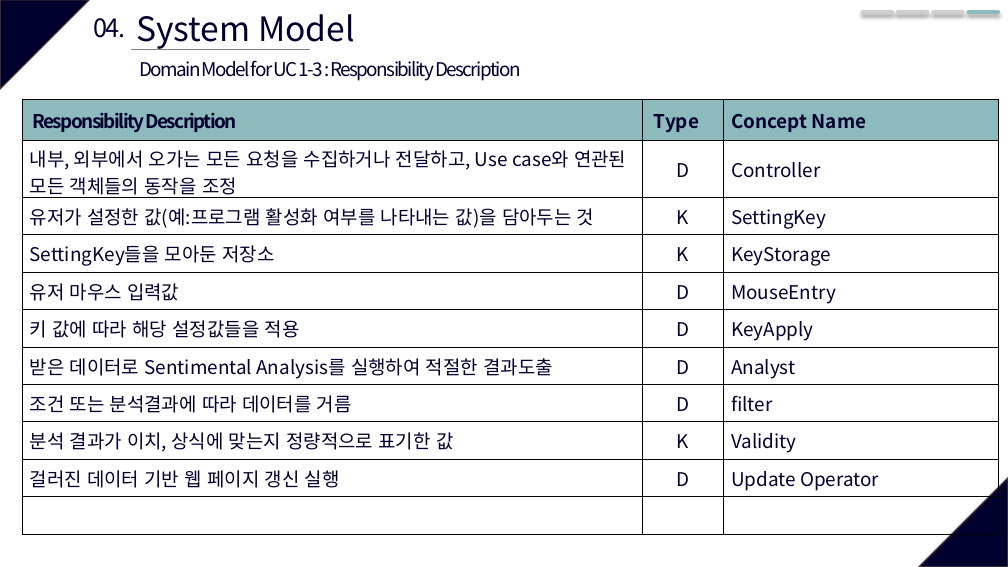
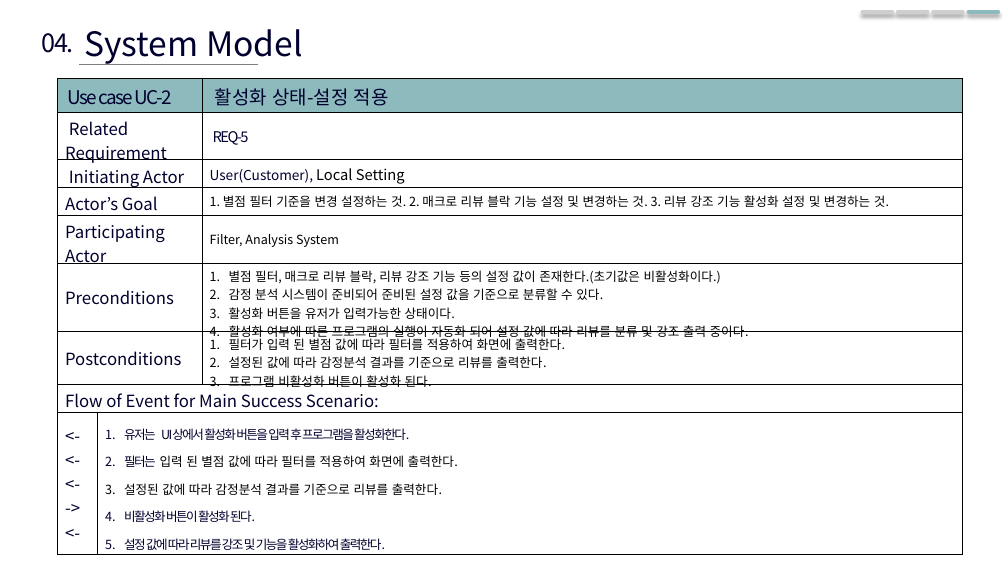
Before and after one commit to SWE-15-Team/Sentiment-Analysis-System, a slide deck: slide 6 of Checkpoint_1st.pptx (slide 15 before the commit). Drawn at 1008x567 pixels with LibreOffice and Linux fonts; fonts in the diff are those of the drawing. Boxes give left, top, right and bottom in pixels: in the first picture for what was removed or moved away, otherwise in the second. Text is boxed around its words. In the diff, an @@ line names an element or a change of style, - is before the commit and + after.

```diff
--- a/Checkpoint_1st.pptx
+++ b/Checkpoint_1st.pptx
@@ triangle removed at box(0, 0, 89, 89) @@
@@ text "04.": place and size @@
-text "04." at box(94, 18, 126, 38)
+text "04." at box(42, 33, 74, 53)
@@ text "System Model": place and size @@
-text "System Model" at box(136, 14, 355, 50)
+text "System Model" at box(84, 29, 303, 65)
@@ table at box(57, 79, 963, 555) @@
-row 1: Responsibility Description | Type | Concept Name
-row 2: 내부, 외부에서 오가는 모든 요청을 수집하거나 전달하고, Use case와 연관된 모든 객체들의 동작을 조정 | D | Controller
-row 3: 유저가 설정한 값(예:프로그램 활성화 여부를 나타내는 값)을 담아두는 것 | K | SettingKey
-row 4: SettingKey들을 모아둔 저장소 | K | KeyStorage
-row 5: 유저 마우스 입력값 | D | MouseEntry
-row 6: 키 값에 따라 해당 설정값들을 적용 | D | KeyApply
-row 7: 받은 데이터로 Sentimental Analysis를 실행하여 적절한 결과도출 | D | Analyst
-row 8: 조건 또는 분석결과에 따라 데이터를 거름 | D | filter
-row 9: 분석 결과가 이치, 상식에 맞는지 정량적으로 표기한 값 | K | Validity
-row 10: 걸러진 데이터 기반 웹 페이지 갱신 실행 | D | Update Operator
-row 11:  |  | 
+row 1: Use case UC-2 |  | 활성화 상태-설정 적용
+row 2: Related Requirement |  | REQ-5
+row 3: Initiating Actor |  | User(Customer), Local Setting
+row 4: Actor’s Goal |  | 1. 별점 필터 기준을 변경 설정하는 것. 2. 매크로 리뷰 블락 기능 설정 및 변경하는 것. 3. 리뷰 강조 기능 활성화 설정 및 변경하는 것.
+row 5: Participating Actor |  | Filter, Analysis System
+row 6: Preconditions |  | 별점 필터, 매크로 리뷰 블락, 리뷰 강조 기능 등의 설정 값이 존재한다.(초기값은 비활성화이다.) / 감정 분석 시스템이 준비되어 준비된 설정 값을 기준으로 분류할 수 있다. / 활성화 버튼을 유저가 입력가능한 상태이다. / 활성화 여부에 따른 프로그램의 실행이 자동화 되어 설정 값에 따라 리뷰를 분류 및 강조 출력 중이다.
+row 7: Postconditions |  | 필터가 입력 된 별점 값에 따라 필터를 적용하여 화면에 출력한다. / 설정된 값에 따라 감정분석 결과를 기준으로 리뷰를 출력한다. / 프로그램 비활성화 버튼이 활성화 된다.
+row 8: Flow of Event for Main Success Scenario: |  | 
+row 9: <- / <- / <- / -> / <- | 유저는 UI상에서 활성화 버튼을 입력 후 프로그램을 활성화한다. / 필터는 입력 된 별점 값에 따라 필터를 적용하여 화면에 출력한다. / 설정된 값에 따라 감정분석 결과를 기준으로 리뷰를 출력한다. / 비활성화 버튼이 활성화 된다. / 설정 값에 따라 리뷰를 강조 및 기능을 활성화하여 출력한다. | 
@@ table: place and size @@
-table at box(22, 100, 998, 535)
+table at box(57, 79, 963, 555)
@@ line moved from (132, 49) - (310, 49) to (79, 64) - (258, 64) @@
@@ text removed at box(139, 60, 520, 81) @@
-Domain Model for UC 1-3 : Responsibility Description
@@ triangle removed at box(919, 478, 1008, 567) @@
```
Also in this commit, not shown: 5 other slides changed, 1 slide added, 13 slides removed, 1 other file.
